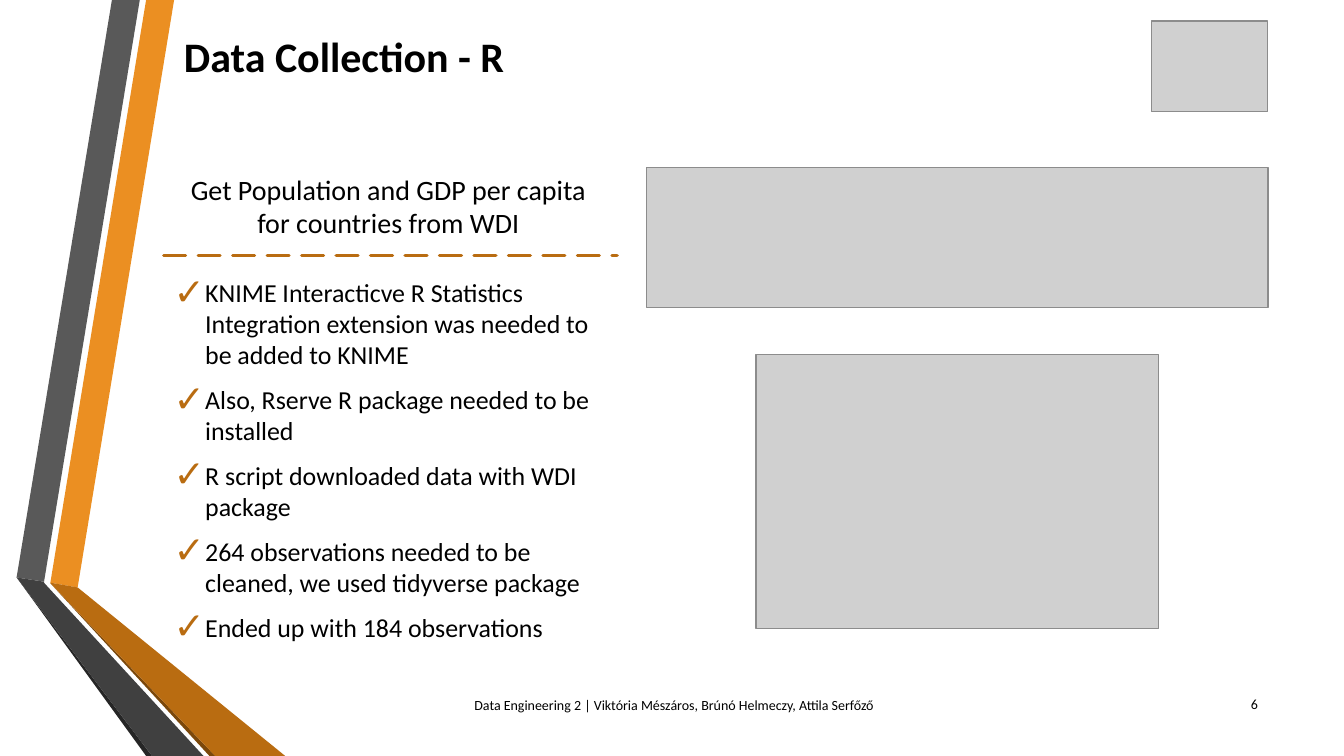
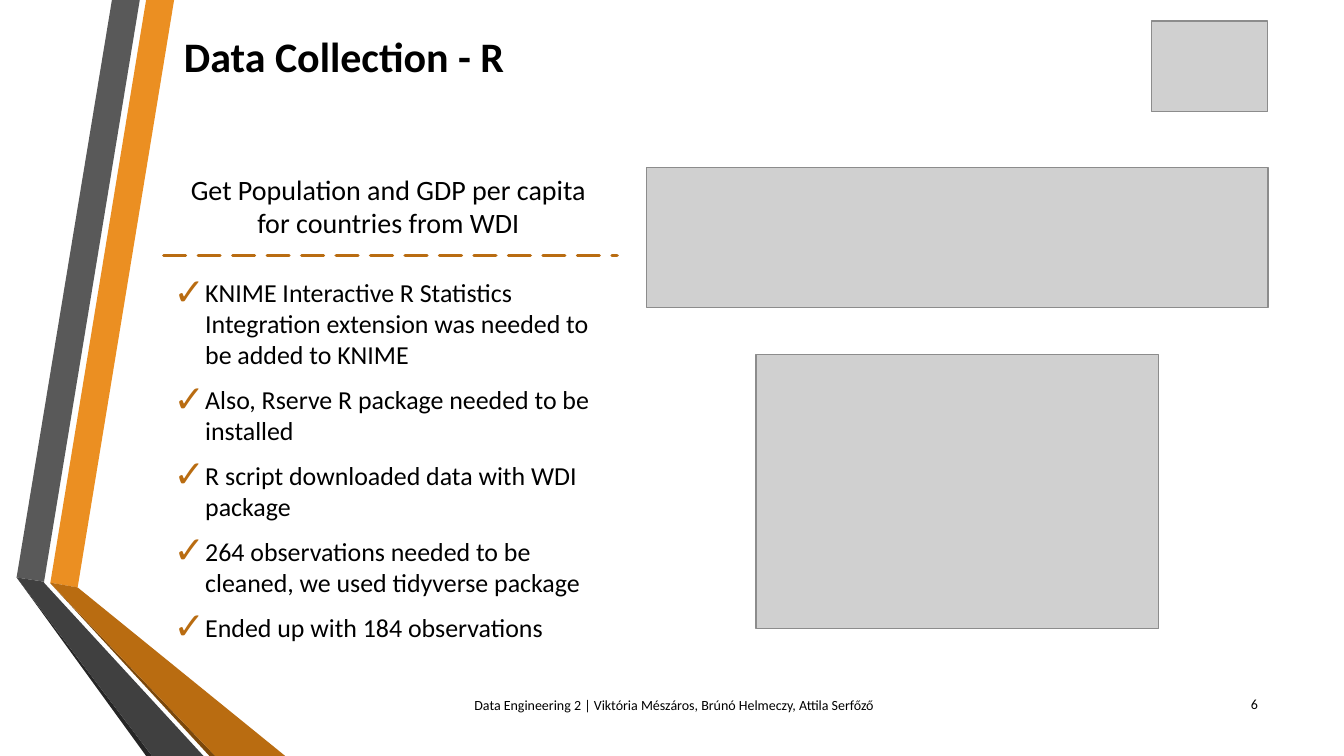
Before and after one commit to Viki-Meszaros/CEU-Data_Engineering2, a slide deck: slide 6 of DE2_TermProject_VM_BH_AS.pptx. Drawn at 1344x756 pixels with LibreOffice and Linux fonts; fonts in the diff are those of the drawing; grey boxes stand for pictures; background and template pictures are left out. Boxes give left, top, right and bottom in pixels: in the first picture for what was removed or moved away, otherwise in the second. Text is boxed around its words. In the diff, an @@ line names an element or a change of style, - is before the commit and + after.

```diff
--- a/DE2_TermProject_VM_BH_AS.pptx
+++ b/DE2_TermProject_VM_BH_AS.pptx
@@ text at [205,284,588,364]: text changed @@
-✓ KNIME Interacticve R Statistics Integration extension was needed to be added to KNIME
+✓ KNIME Interactive R Statistics Integration extension was needed to be added to KNIME
```
Also in this commit, not shown: 4 other slides changed, 4 other files.
